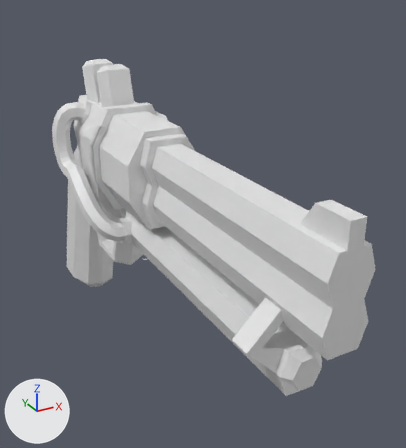
An edit to the Blender file Assets/_VanHelsingVR/Art/Blender/Player/gun.blend, drawn before and after from the same camera.
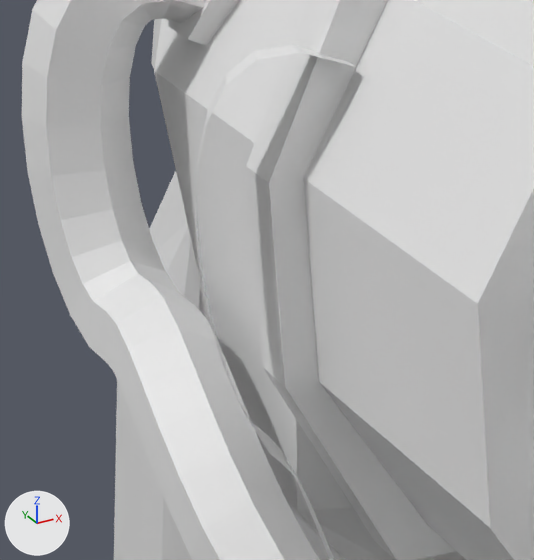
The first picture shows the older version from a 50 mm lens placed at (-1.1, -1.08, 1.47), pointed at (0.25, 1.38, 0.24). The close-ups show the older and then the newer version on the part from 12% to 34% of the width and 26% to 47% of the height of that picture. Only the edits that show in the close-ups are written down. The axes (+X, +Y, +Z) are drawn at lower left. The lights are the same throughout. The same objects are shown in both versions, whatever each file hides.

In view in the first close-up: 'Cable', 'Cuerpo', 'Mango', 'Socket', 'Tube' and 2 more.
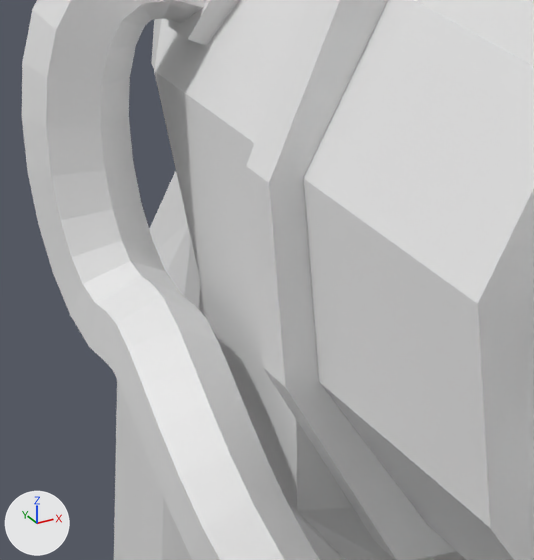
Where the change shows, as pixel boxes [x1, y1, x2, y2] in the close-ups (534 x 560 px):
'Cable', moved (not visible afterwards): before [196, 45, 356, 560]

Patch to the scene script:
```diff
--- a/Assets/_VanHelsingVR/Art/Blender/Player/gun.blend.py
+++ b/Assets/_VanHelsingVR/Art/Blender/Player/gun.blend.py
@@ ob_cable @@
 ob_cable = bpy.data.objects.new('Cable', cu_beziercurve_001)
-ob_cable.location = (-0.0938, 1.25, 0.1875)
+ob_cable.location = (-0.0938, 1.625, 0.1875)
 ob_cable.rotation_euler = (1.571, 0.0, 0.0)  # degrees (90, 0, 0)
```
